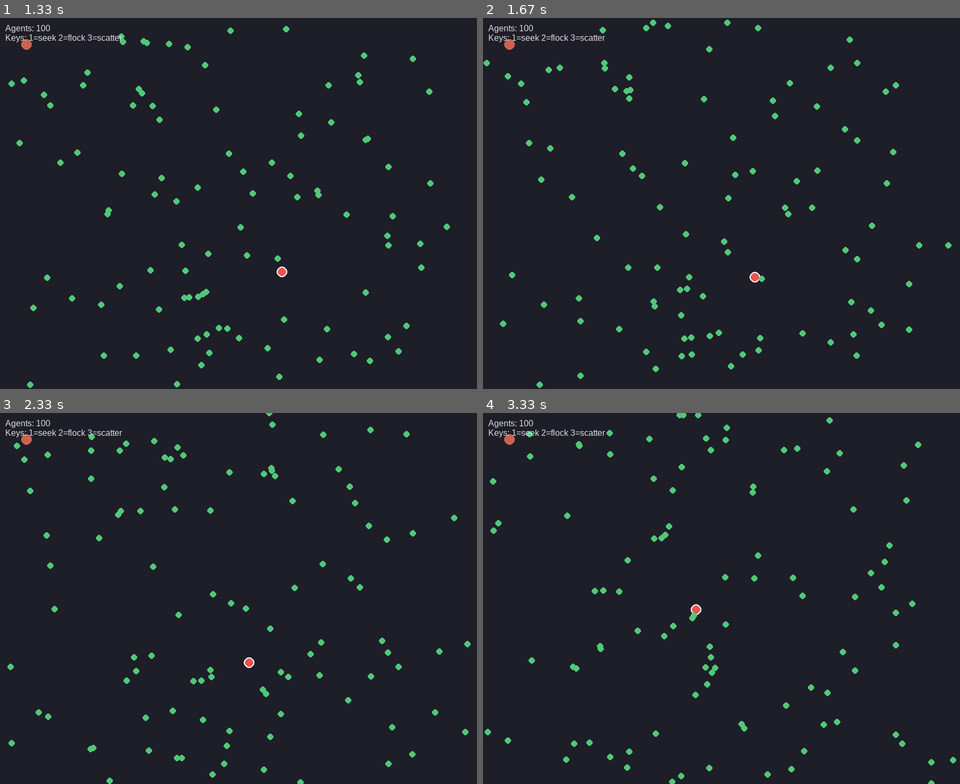
Above: before the commit, frames 1-4 (two rows, left to right).
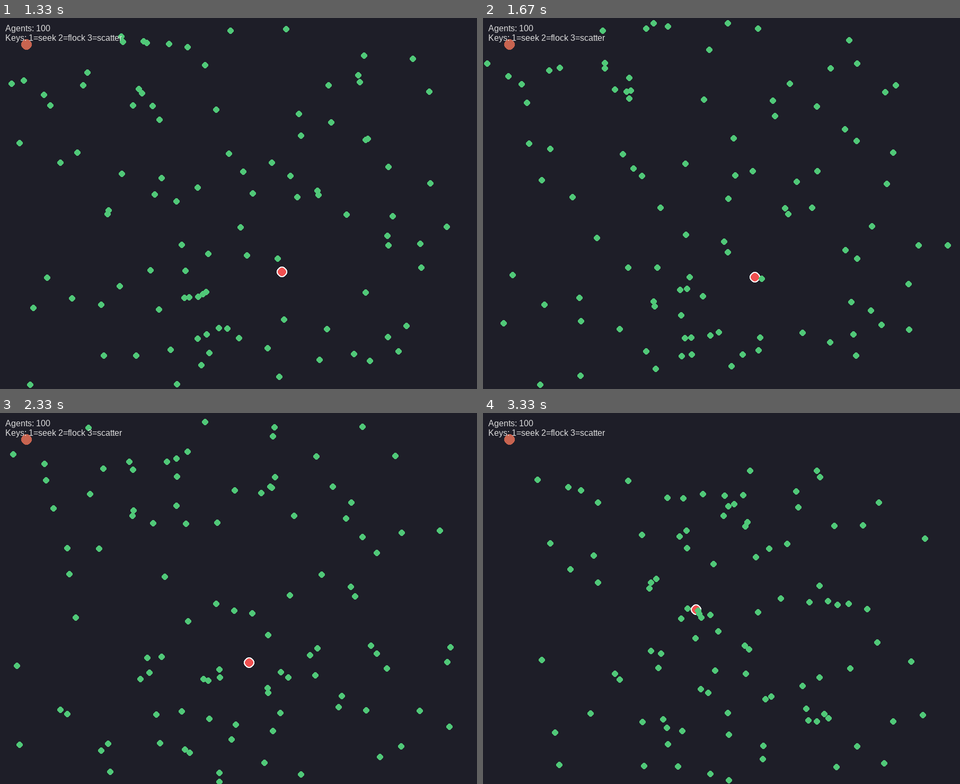
Above: after the commit, the same moments.

Repository: ASachoTanzer/ME459Swarm
Game: pygame game, started from swarm_sim/main.py
Two runs of this game, one before a commit and one after it. Both use one fixed random seed, a clock stepped at 60 frames per second and the inputs below.
Inputs:
- Up to frame 1 (1.33 s): no input
- Up to frame 2 (1.67 s): no input
- Up to frame 3 (2.33 s): no input
- Up to frame 4 (3.33 s): no input

Frame 1 is identical in both runs. In frame 2, 0.3% of the frame differs, in the area x 0-99%, y 0-100%; in frame 3, 3.0%; in frame 4, 3.2%, in the area x 0-100%, y 0-100%.

Commit message:
Added mothership actually

Diff:
--- a/swarm_sim/agents.py
+++ b/swarm_sim/agents.py
@@ -19,6 +19,9 @@
         # algorithm dispatcher
         # fn = getattr(algorithms, self.algorithm, algorithms.random_walk)
         new_vel = algorithms.dynamic_k_pso(self, sim)
+        if config.USE_MOTHERSHIP:
+            mothership_vel = algorithms.v_mothership(self, sim)
+            new_vel = (new_vel[0] + mothership_vel[0], new_vel[1] + mothership_vel[1])
         # apply velocity and clamp
         self.velocity = new_vel
         self.pos[0] += self.velocity[0]
--- a/swarm_sim/config.py
+++ b/swarm_sim/config.py
@@ -36,6 +36,6 @@
 WALL_STRENGTH = 2.0
 
 USE_MOTHERSHIP = True
-MOTHERSHIP_STRENGTH = 50
+MOTHERSHIP_STRENGTH = 1e-4
 
 CAMERA_FOLLOW = False
